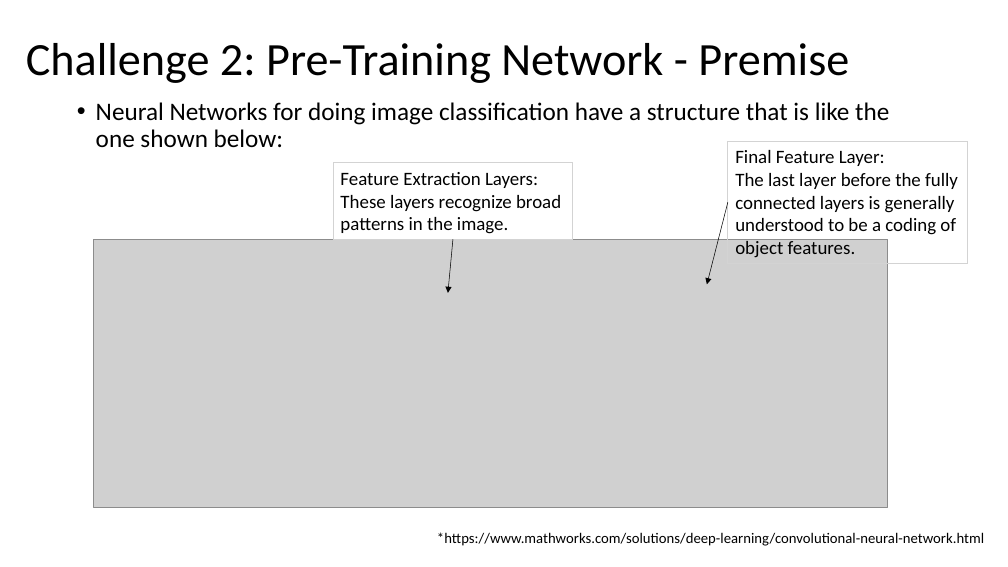
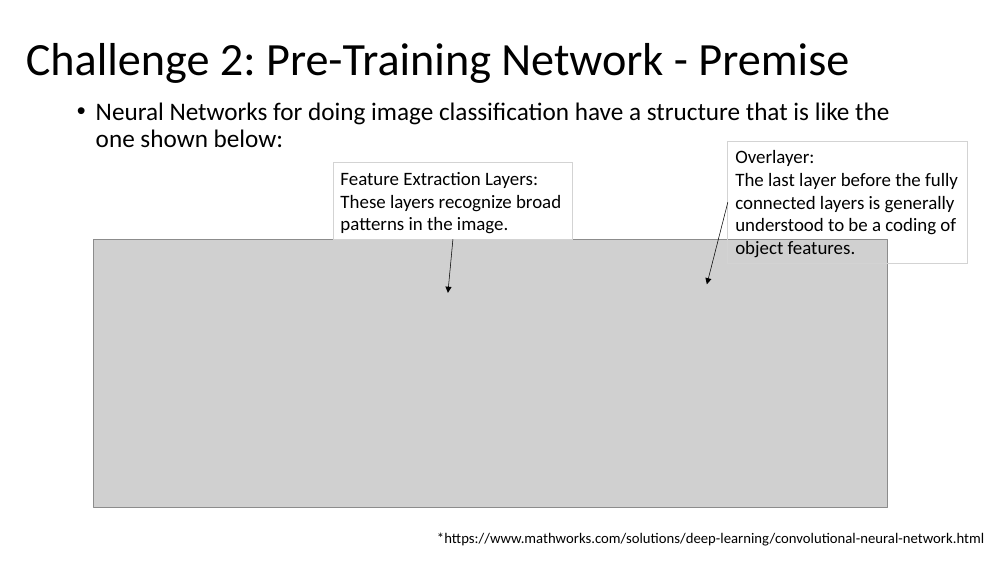
Before and after one commit to SamuelDGeorge/Comp_775_Final_Project, a slide deck: slide 8 of Presentation/Comp_775_Final_Presentation_SDGeorge.pptx. Drawn at 1008x567 pixels with LibreOffice and Linux fonts; fonts in the diff are those of the drawing; grey boxes stand for pictures. Boxes give left, top, right and bottom in pixels: in the first picture for what was removed or moved away, otherwise in the second. Text is boxed around its words. In the diff, an @@ line names an element or a change of style, - is before the commit and + after.

```diff
--- a/Presentation/Comp_775_Final_Presentation_SDGeorge.pptx
+++ b/Presentation/Comp_775_Final_Presentation_SDGeorge.pptx
@@ text in rectangle at (735,150,814,166): text changed @@
-Final Feature Layer:
+Overlayer:
```
Also in this commit, not shown: 1 other slide changed, 11 other files.
